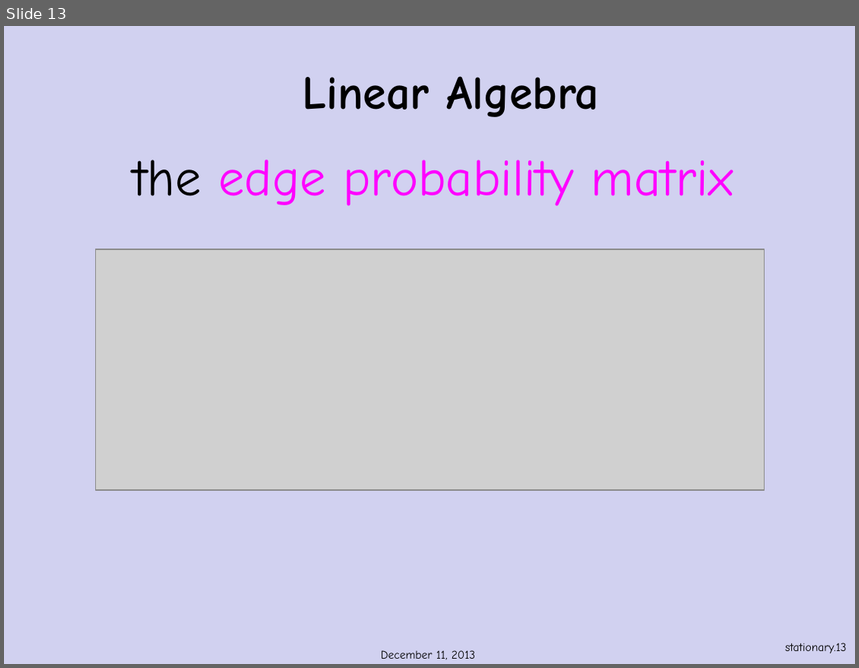
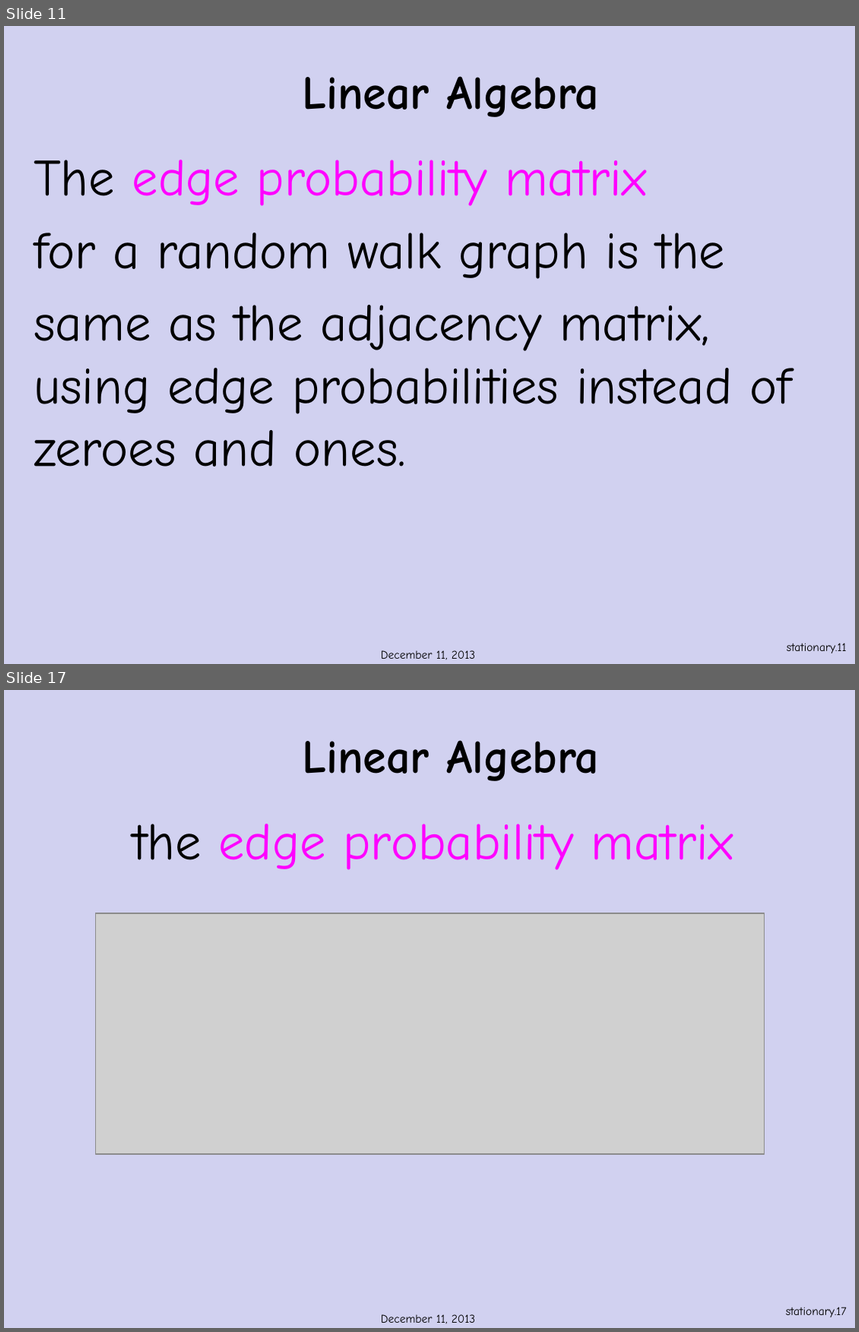
Before and after one commit to armeyer/mcs_web, a slide deck: fall13/slidesF13/stationary-distribution.pptx. Shown one above the other, each under a label of ours: slide 13 before the commit, slides 11 and 17 after it; the slides between them are not shown. The pictures are 859x668 and 859x1332 pixels, drawn with LibreOffice and Linux fonts; fonts in the diff are those of the drawing; grey boxes stand for pictures; background and template pictures are left out. Boxes give left, top, right and bottom in pixels: in the first picture for what was removed or moved away, otherwise in the second. Text is boxed around its words. In the diff, an @@ line names an element or a change of style, - is before the commit and + after.

Commit message:
edit ram walk pptx's

```diff
--- a/fall13/slidesF13/stationary-distribution.pptx
+++ b/fall13/slidesF13/stationary-distribution.pptx
@@ slide 11 added at (4,26,855,664), background #D1D1F0 @@
@@ title added at (302,76,599,117), 40 pt, text #000000, bold @@
+Linear Algebra
@@ text added at (34,160,791,467), 44 pt, text #000000 @@
+The edge probability matrix
+for a random walk graph is the
+same as the adjacency matrix, using edge probabilities instead of zeroes and ones.
@@ text added at (381,651,476,661), 10 pt, text #000000 @@
+December 11, 2013
@@ page number added at (787,643,847,654), 10 pt, text #000000 @@
+stationary.11
@@ what was slide 13 is now slide 17 @@
@@ page number at (786,1307,847,1318): text changed @@
-stationary.13
+stationary.17
```
Also in this commit, not shown: 16 slides changed, 3 other slides added, 3 other files.
